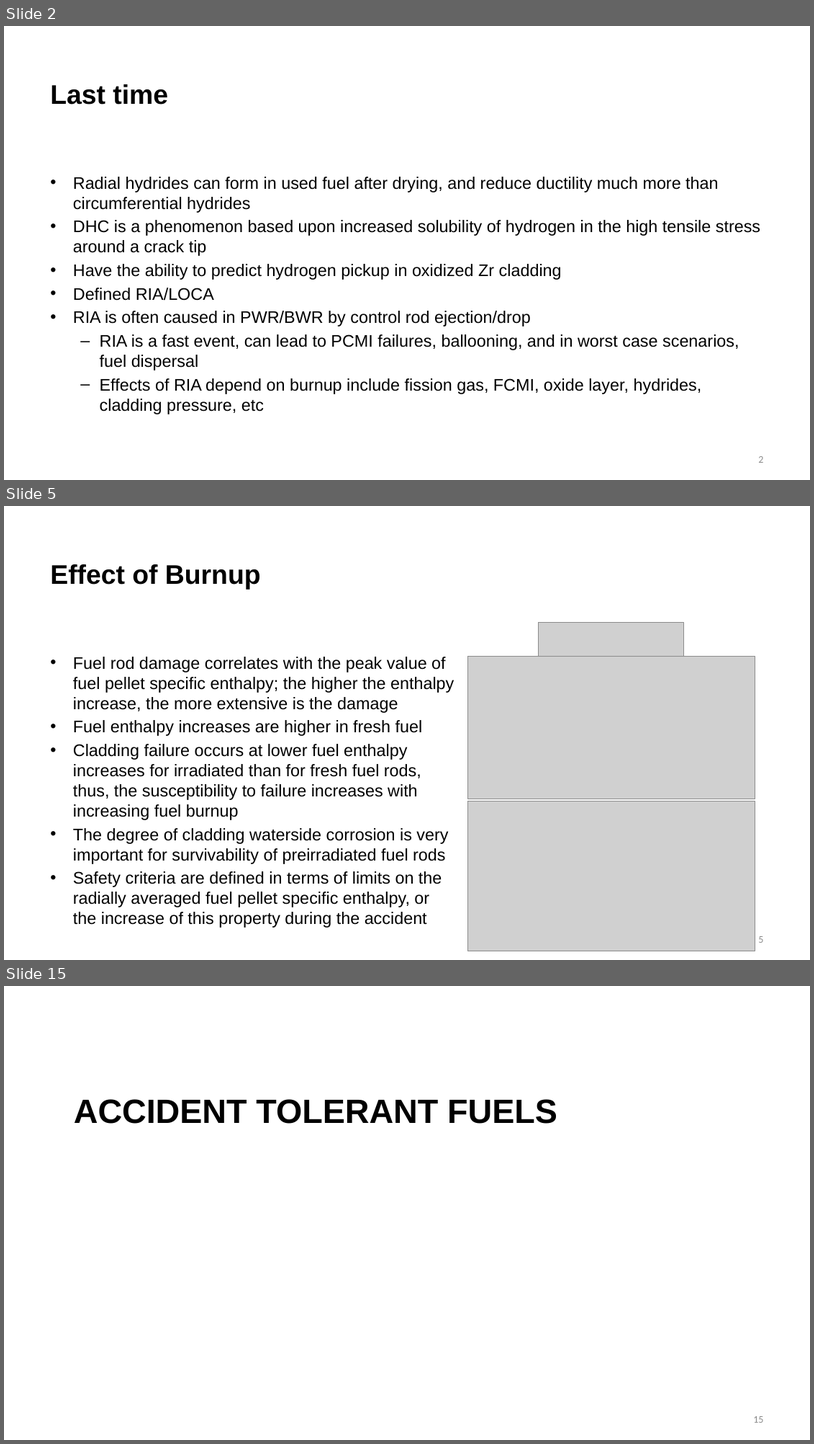
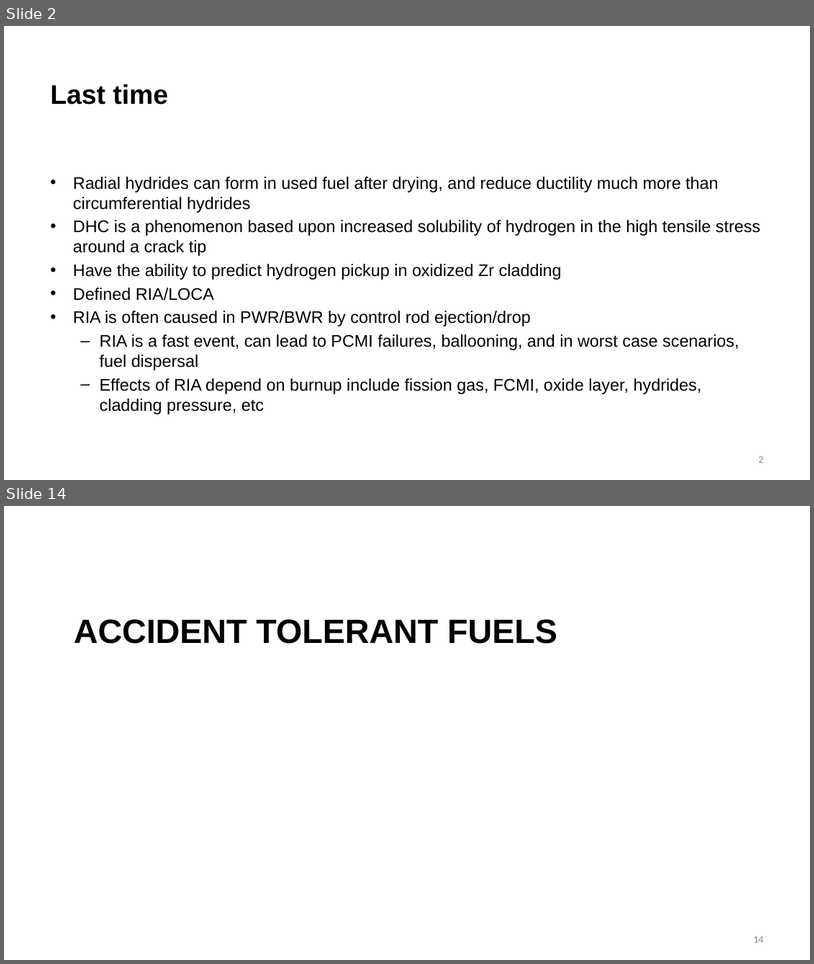
Before and after one commit to benbeeler/TEACHING, a slide deck: Nuclear_Fuel_Performance/NE533_Spring2026/Module4/Lec18_Accidents.pptx. Shown one above the other, each under a label of ours: slides 2, 5 and 15 before the commit, slides 2 and 14 after it; the slides between them are not shown. The pictures are 814x1444 and 814x964 pixels, drawn with LibreOffice and Linux fonts; fonts in the diff are those of the drawing; grey boxes stand for pictures; background and template pictures are left out. Boxes give left, top, right and bottom in pixels: in the first picture for what was removed or moved away, otherwise in the second. Text is boxed around its words. In the diff, an @@ line names an element or a change of style, - is before the commit and + after.

```diff
--- a/Nuclear_Fuel_Performance/NE533_Spring2026/Module4/Lec18_Accidents.pptx
+++ b/Nuclear_Fuel_Performance/NE533_Spring2026/Module4/Lec18_Accidents.pptx
@@ slide 5 removed at (4, 506, 810, 960), background #FFFFFF @@
@@ title removed at (50, 564, 261, 590) @@
-Effect of Burnup
@@ picture removed at (539, 623, 684, 656) @@
@@ text removed at (73, 656, 454, 907) @@
-• Fuel rod damage correlates with the peak value of fuel pellet specific enthalpy; the higher the enthalpy increase, the more extensive is the damage
-• Fuel enthalpy increases are higher in fresh fuel
-• Cladding failure occurs at lower fuel enthalpy increases for irradiated than for fresh fuel rods, thus, the susceptibility to failure increases with increasing fuel burnup
-• The degree of cladding waterside corrosion is very important for survivability of preirradiated fuel rods
-• Safety criteria are defined in terms of limits on the radially averaged fuel pellet specific enthalpy, or the increase of this property during the accident
@@ picture removed at (468, 656, 756, 799) @@
@@ picture removed at (468, 800, 756, 951) @@
@@ page number removed at (759, 936, 764, 942) @@
-5
@@ what was slide 15 is now slide 14 @@
@@ page number at (754, 936, 764, 942): text changed @@
-15
+14
```
Also in this commit, not shown: 6 slides added, 11 other slides removed, 29 other files.
